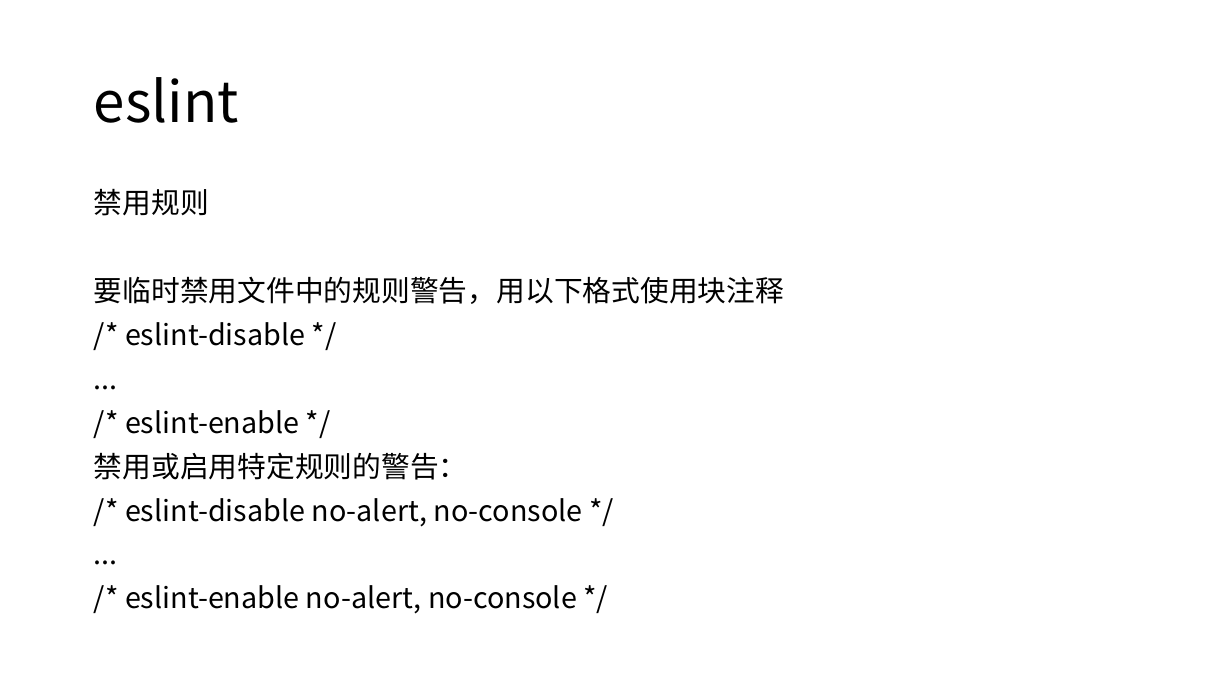
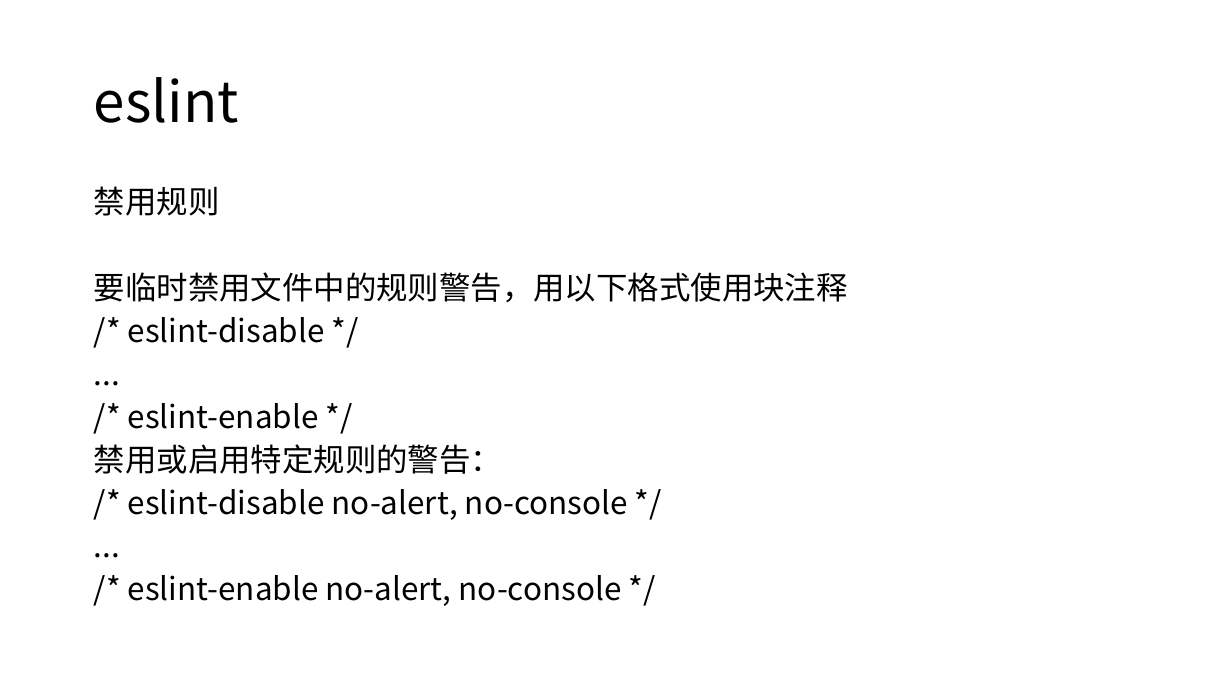
Before and after one commit to Quixote719/Knowledge, a slide deck: slide 12 of 前端工程化的几个常用工具.pptx. Drawn at 1232x693 pixels with LibreOffice and Linux fonts; fonts in the diff are those of the drawing. Boxes give left, top, right and bottom in pixels: in the first picture for what was removed or moved away, otherwise in the second. Text is boxed around its words. In the diff, an @@ line names an element or a change of style, - is before the commit and + after.

```diff
--- a/前端工程化的几个常用工具.pptx
+++ b/前端工程化的几个常用工具.pptx
@@ text "禁用规则" at bbox=[94, 186, 848, 606]: size 22.4 to 24.5 pt; line spacing 0.9 to 0.8 @@
```
Also in this commit, not shown: 3 other slides changed.
